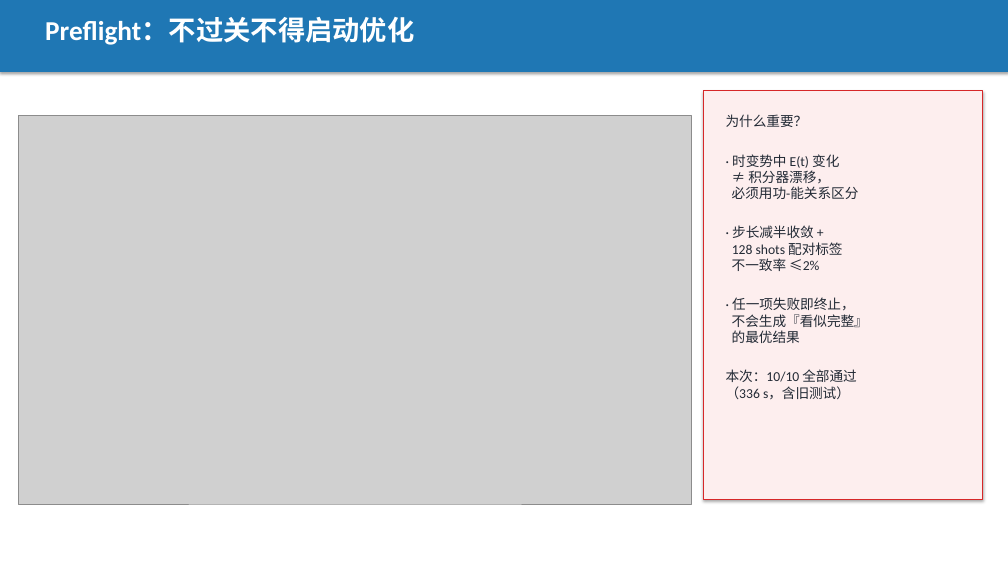
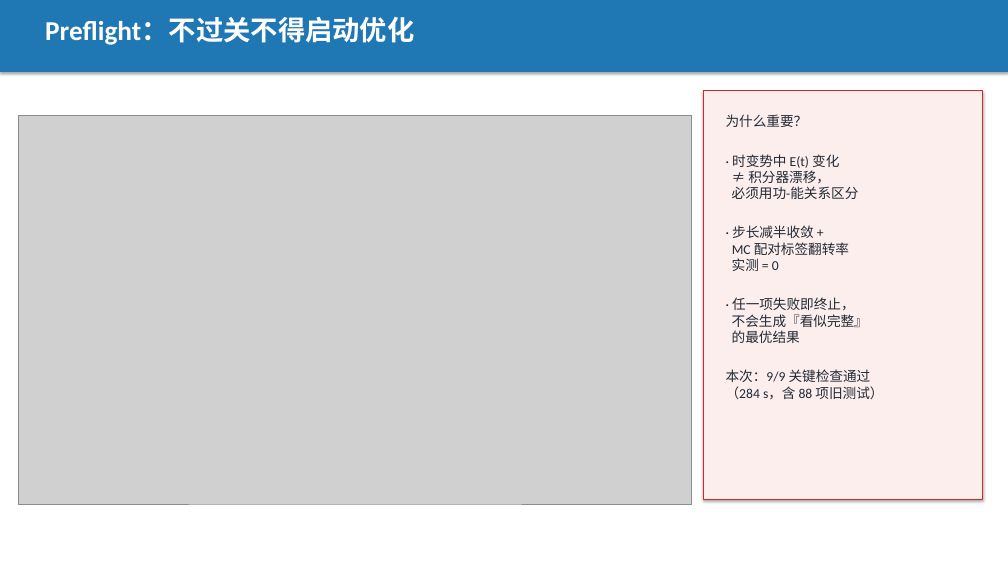
Before and after one commit to Yifan2709/MonteCarlo-Atom-Tweezer, a slide deck: slide 11 of Level2_同步波形优化_总结报告.pptx. Drawn at 1008x567 pixels with LibreOffice and Linux fonts; fonts in the diff are those of the drawing; grey boxes stand for pictures. Boxes give left, top, right and bottom in pixels: in the first picture for what was removed or moved away, otherwise in the second. Text is boxed around its words. In the diff, an @@ line names an element or a change of style, - is before the commit and + after.

```diff
--- a/Level2_同步波形优化_总结报告.pptx
+++ b/Level2_同步波形优化_总结报告.pptx
@@ text at [732,242,849,271]: text changed @@
-128 shots 配对标签
-不一致率 ≤2%
+MC 配对标签翻转率
+实测 = 0
@@ text at [726,369,883,400]: text changed @@
-本次：10/10 全部通过
-（336 s，含旧测试）
+本次：9/9 关键检查通过
+（284 s，含 88 项旧测试）
```
Also in this commit, not shown: 2 other slides changed, 2 slides added, 1 other file.
